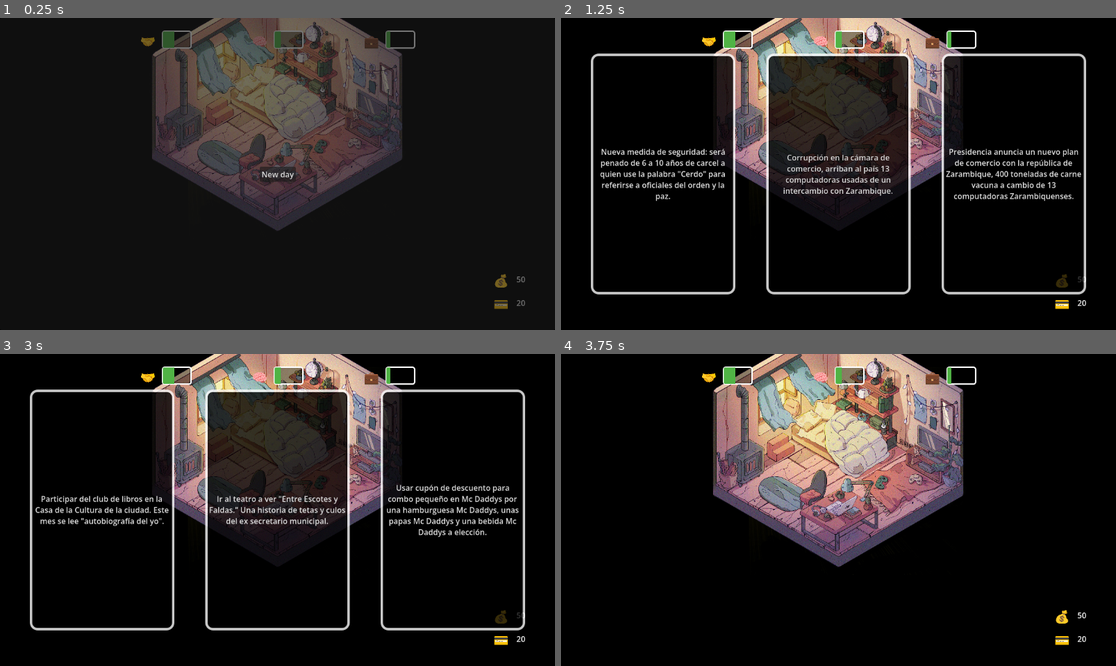
Above: before the commit, frames 1-4 (two rows, left to right).
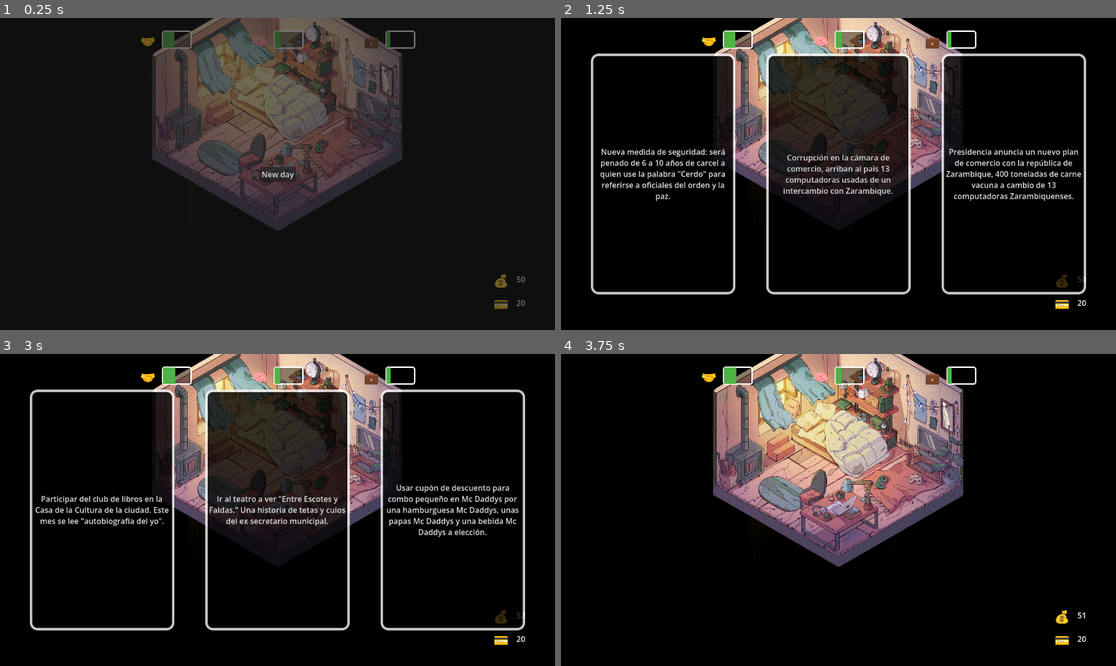
Above: after the commit, the same moments.

Repository: pradoh97/juego-cartas
Game: Godot game, scene res://player_room.tscn
Two runs of this game, one before a commit and one after it. Both use one fixed random seed, a clock stepped at 60 frames per second and the inputs below.
Inputs:
- Up to frame 1 (0.25 s): no input
- Up to frame 2 (1.25 s): click "New day" at 0.5 s
- Up to frame 3 (3 s): click "Nueva medida de seguridad: se…" at 1.25 s; click "El despampanante vestido de l…" at 2 s; click "Sintonizar '¿Quién se cagó?',…" at 2.75 s
- Up to frame 4 (3.75 s): click "Participar del club de libros…" at 3.5 s

Frames 1-2 are identical in both runs. In frame 3, less than 0.1% of the frame differs, in the area x 31-95%, y 4-85%; in frame 4, less than 0.1%.

Commit message:
Add UI changes on stats selection

Diff:
--- a/player/player_stats.gd
+++ b/player/player_stats.gd
@@ -17,3 +17,4 @@
 		for player_stat in stats:
 			if player_stat.modifier.type == modifier_type:
 				player_stat.amount += stat.amount
+				stats[player_stat].set_value(player_stat.amount)
